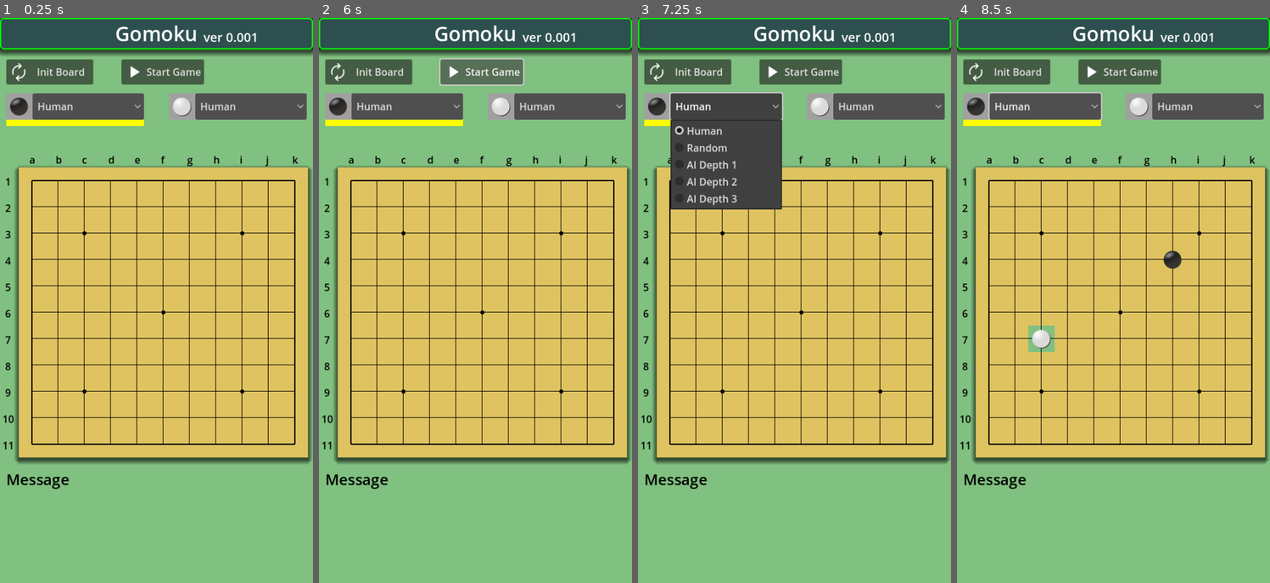
Above: before the commit, frames 1-4 (left to right).
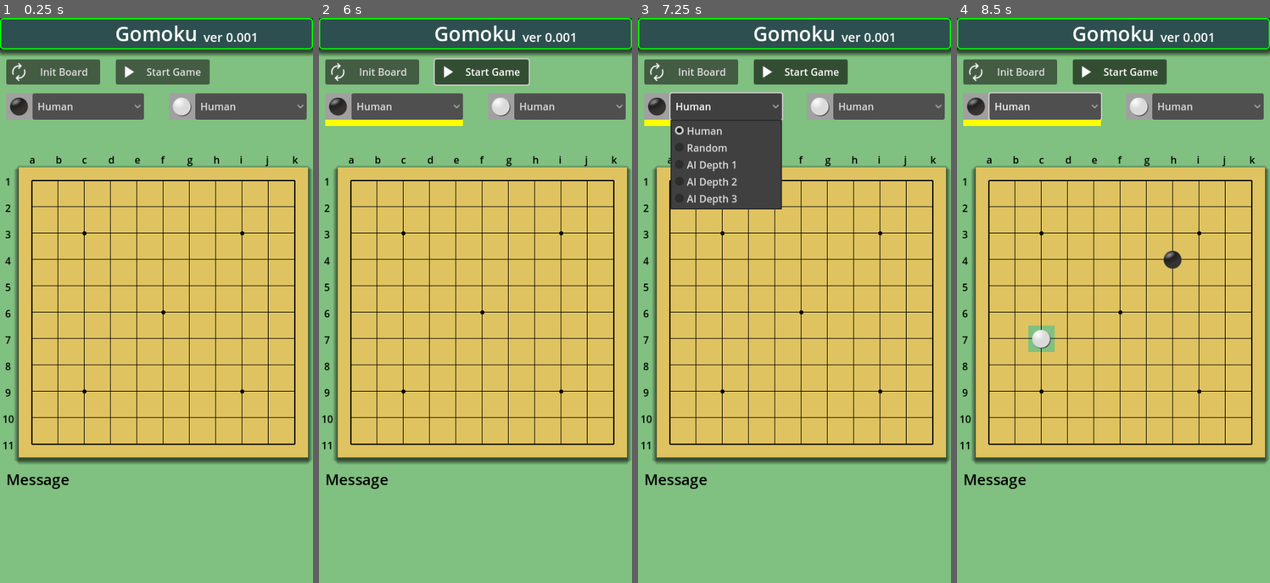
Above: after the commit, the same moments.

Repository: vivisuke/Gomoku
Game: Godot game, scene res://main_scene.tscn
Two runs of this game, one before a commit and one after it. Both use one fixed random seed, a clock stepped at 60 frames per second and the inputs below.
Inputs (mouse positions are in pixels of both pictures, inside the frame that each line leads up to):
- Up to frame 1 (0.25 s): no input
- Up to frame 2 (6 s): click "Start Game" at 0.5 s; click "Start Game" at 1.25 s; click "Init Board" at 2 s; click "Human" at 2.75 s; click "Init Board" at 3.5 s; click "Human" at 4.25 s; click "Init Board" at 5 s; click "Start Game" at 5.75 s
- Up to frame 3 (7.25 s): click "Human" at 6.5 s
- Up to frame 4 (8.5 s): tap Enter at 7.25 s; move the mouse to (1182, 272) at 7.27 s; click (1182, 272) at 7.42 s; tap Space at 8 s; move the mouse to (1050, 328) at 8.02 s; click (1050, 328) at 8.17 s

The runs differ from the first frame. In frame 1, 1.0% of the frame differs, in the area x 2-68%, y 7-20%; in frame 2, 1.5%, in the area x 11-68%, y 7-12%; in frame 3, 0.5%; in frame 4, 0.5%.

Commit message:
0034 ◎ C 09/03 09/04 0.001│ToDo│put_color()：右上方向ビットマップの値が不正？ 0035 ◎ C 09/03 09/04 0.001│ToDo│【Start Game】押下でゲームスタート

Diff:
--- a/Gomoku/main_scene.tscn
+++ b/Gomoku/main_scene.tscn
@@ -71,16 +71,17 @@
 [node name="InitButton" type="Button" parent="."]
 offset_left = 10.0
 offset_top = 66.0
-offset_right = 149.0
+offset_right = 160.0
 offset_bottom = 106.0
 text = "Init Board"
 icon = ExtResource("2_1eau2")
 
 [node name="StartStopButton" type="Button" parent="."]
-offset_left = 194.0
+offset_left = 185.0
 offset_top = 66.0
-offset_right = 324.0
+offset_right = 335.0
 offset_bottom = 106.0
+toggle_mode = true
 text = "Start Game
 "
 icon = ExtResource("3_g71hd")
@@ -194,3 +195,5 @@
 theme_override_colors/font_color = Color(0, 0, 0, 1)
 theme_override_font_sizes/font_size = 24
 text = "Message"
+
+[connection signal="toggled" from="StartStopButton" to="." method="_on_start_stop_button_toggled"]
--- a/Gomoku/scripts/main_scene.gd
+++ b/Gomoku/scripts/main_scene.gd
@@ -12,7 +12,7 @@
 var rng = RandomNumberGenerator.new()
 var AI_thinking = false
 var waiting = 0;				# ウェイト中カウンタ
-var game_started = true			# ゲーム中か？
+var game_started = false		# ゲーム中か？
 var next_color = g.BLACK		# 次の手番
 #var white_player = HUMAN
 #var black_player = HUMAN
@@ -102,3 +102,9 @@
 	b2.put_color(6, 4, g.BLACK)
 	print("u_black[5] = %03x" % b2.u_black[5])
 	assert(b2.is_five(6, 4, g.BLACK))
+
+
+func _on_start_stop_button_toggled(button_pressed):
+	game_started = button_pressed
+	update_next_underline()
+	pass # Replace with function body.
Not shown, changed: Gomoku.spr
